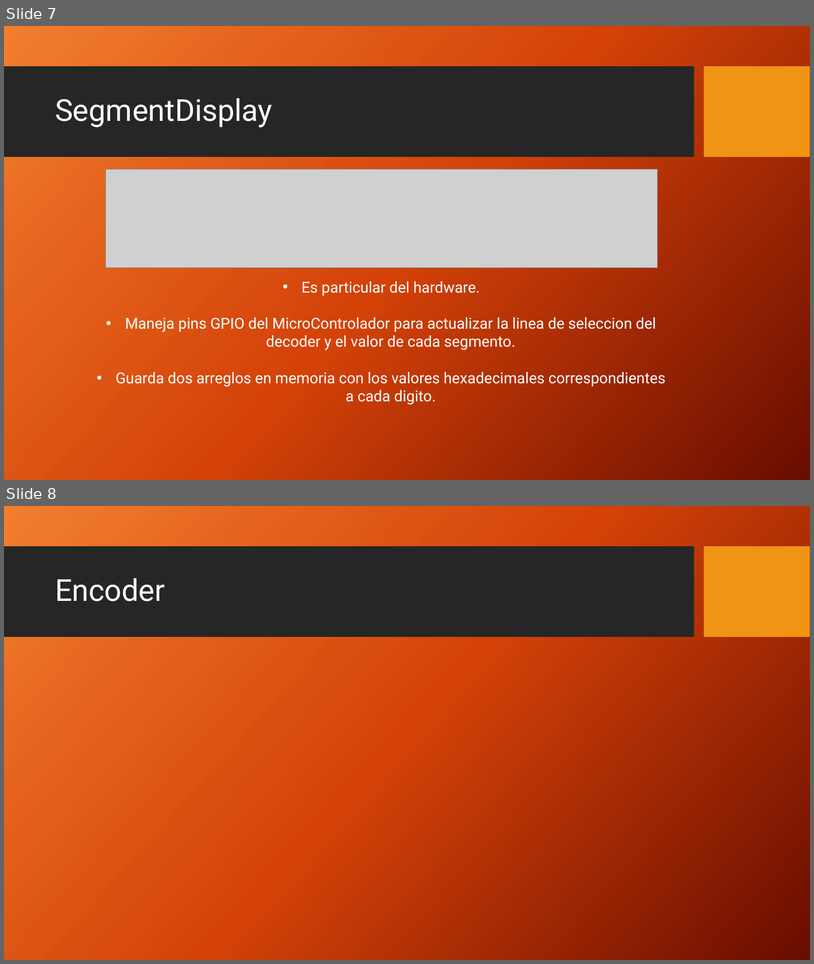
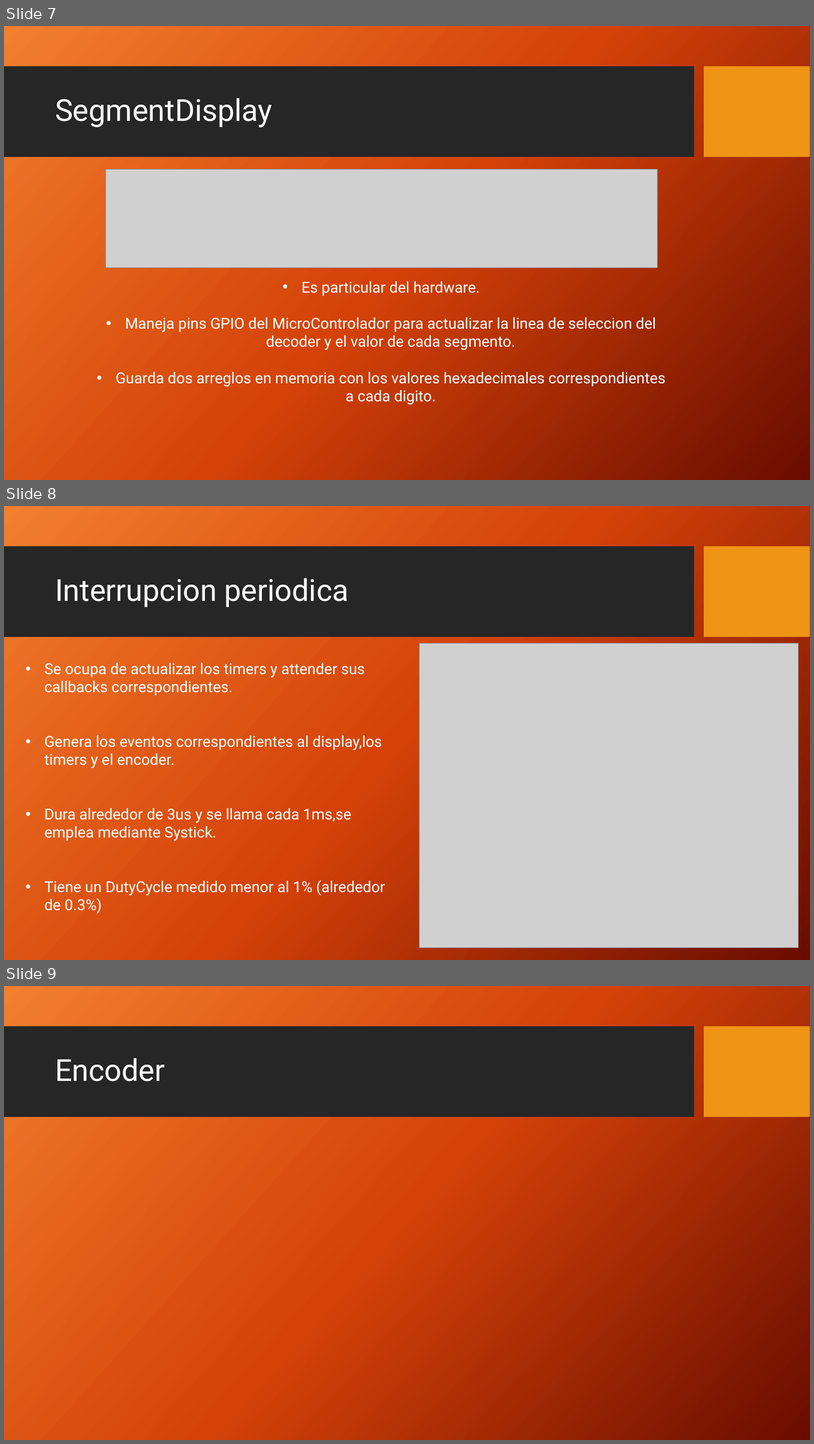
Before and after one commit to mlarroque/TP1-LABmicros, a slide deck: Control de Acceso.pptx. Shown one above the other, each under a label of ours: slides 7 and 8 before the commit, slides 7, 8 and 9 after it. The pictures are 814x964 and 814x1444 pixels, drawn with LibreOffice and Linux fonts; fonts in the diff are those of the drawing; grey boxes stand for pictures; background and template pictures are left out. Boxes give left, top, right and bottom in pixels: in the first picture for what was removed or moved away, otherwise in the second. Text is boxed around its words. In the diff, an @@ line names an element or a change of style, - is before the commit and + after.

```diff
--- a/Control de Acceso.pptx
+++ b/Control de Acceso.pptx
@@ slide 8 added at (4, 506, 810, 960), background picture (left out); not listed: 2 template elements that a slide beside it also shows @@
@@ title added at (55, 578, 349, 607), 36 pt, text #FFFFFF @@
+Interrupcion periodica
@@ picture added at (420, 643, 798, 948) @@
@@ text added at (44, 663, 386, 913), 18 pt, text #FFFFFF @@
+• Se ocupa de actualizar los timers y attender sus callbacks correspondientes.
+• Genera los eventos correspondientes al display,los timers y el encoder.
+• Dura alrededor de 3us y se llama cada 1ms,se emplea mediante Systick.
+• Tiene un DutyCycle medido menor al 1% (alrededor de 0.3%)
@@ what was slide 8 is now slide 9 @@
```
Also in this commit, not shown: 1 slide changed, 4 other files.
